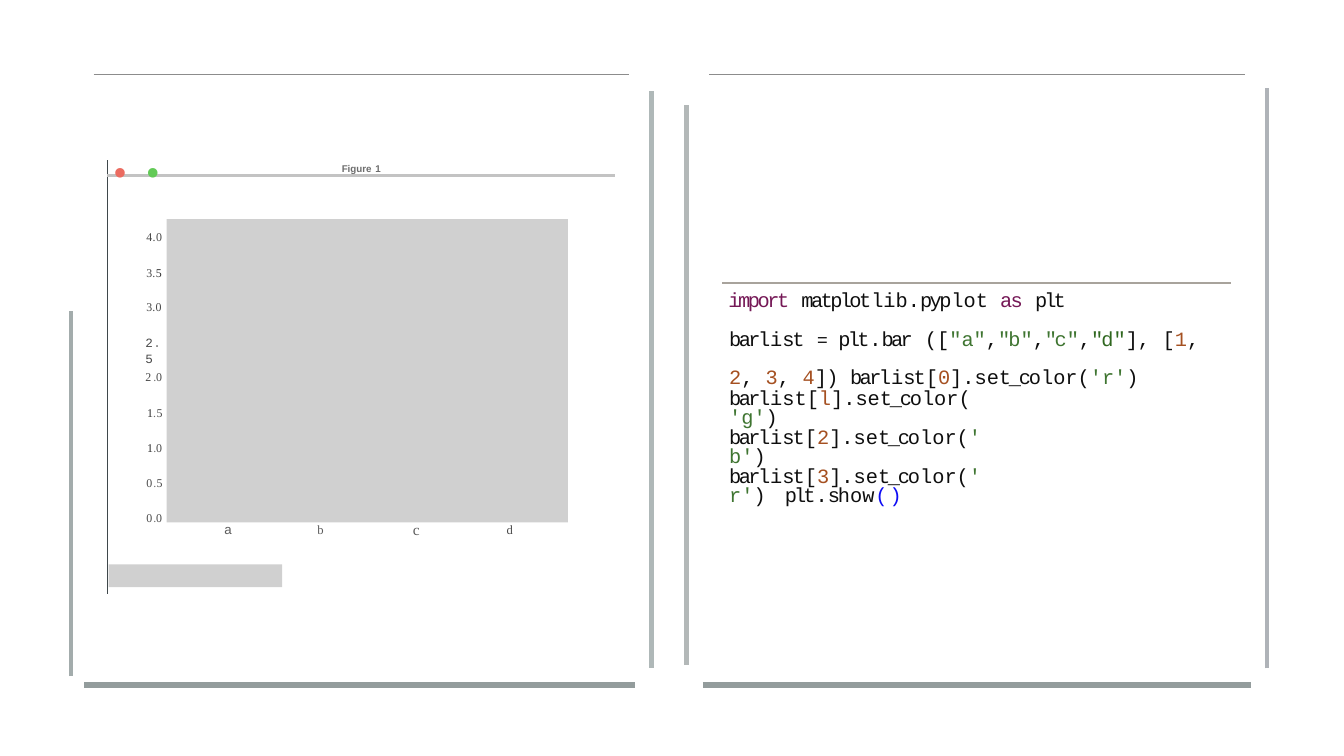
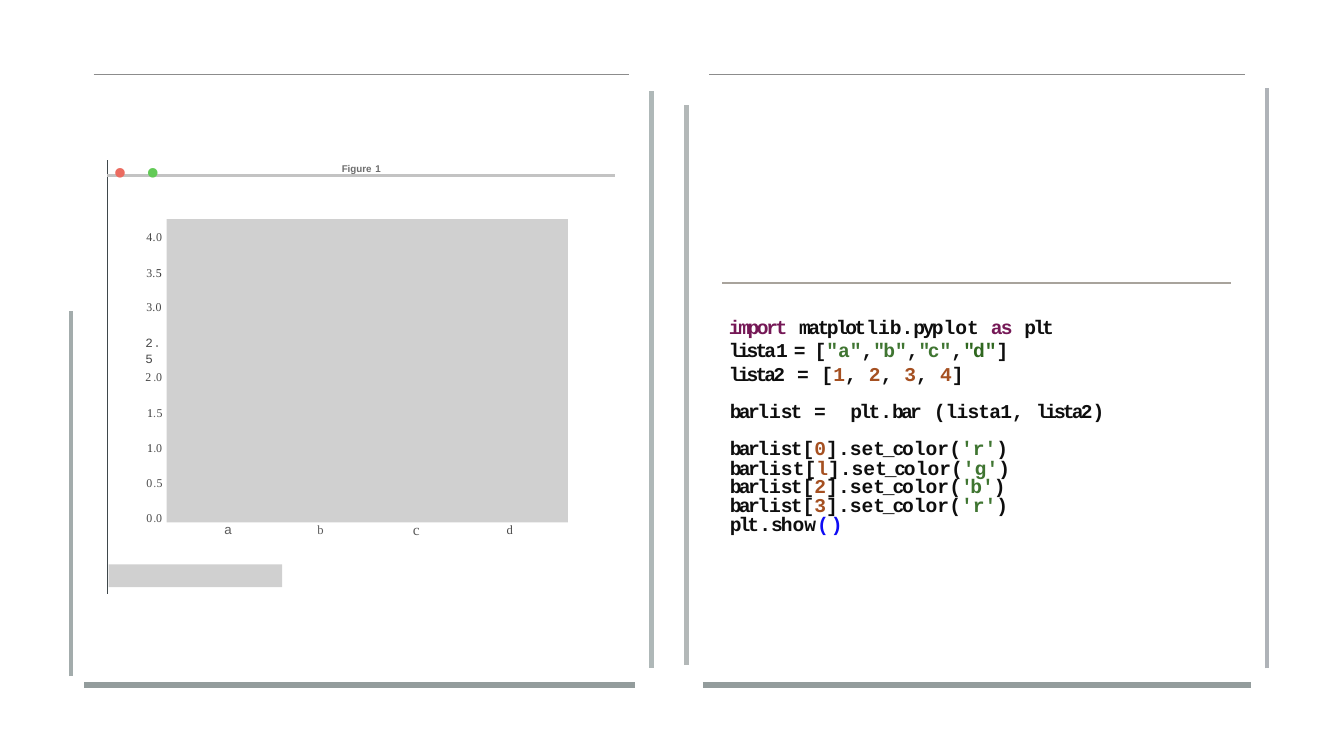
Before and after one commit to lizetheP/Programacion, a slide deck: slide 8 of CalendarioAgo2022/presentaciones/Gráficas-Matplotib.pptx. Drawn at 1344x756 pixels with LibreOffice and Linux fonts; fonts in the diff are those of the drawing; grey boxes stand for pictures. Boxes give left, top, right and bottom in pixels: in the first picture for what was removed or moved away, otherwise in the second. Text is boxed around its words. In the diff, an @@ line names an element or a change of style, - is before the commit and + after.

```diff
--- a/CalendarioAgo2022/presentaciones/Gráficas-Matplotib.pptx
+++ b/CalendarioAgo2022/presentaciones/Gráficas-Matplotib.pptx
@@ text "import matplotlib.pyplot as plt": place and size @@
-text "import matplotlib.pyplot as plt" at bbox=[728, 293, 1200, 507]
+text "import matplotlib.pyplot as plt" at bbox=[729, 320, 1053, 535]
@@ text at bbox=[729, 320, 1053, 535]: size 14.5 to 14 pt, bold on in "import matplotlib.pyplot as plt", "barlist[l].set_color('g') barlist[2].set_color('b') barlist[ ..." @@
@@ text at bbox=[729, 343, 1009, 461]: text changed; size 14.5 to 14 pt; bold on @@
-barlist = plt.bar (["a","b","c","d"], [1, 2, 3, 4]) barlist[0].set_color('r')
+lista1 = ["a","b","c","d"]
+lista2 = [1, 2, 3, 4]
+barlist = plt.bar (lista1, lista2) barlist[0].set_color('r')
```
Also in this commit, not shown: 6 other slides changed, 1 slide added, 3 slides removed, 28 other files.
